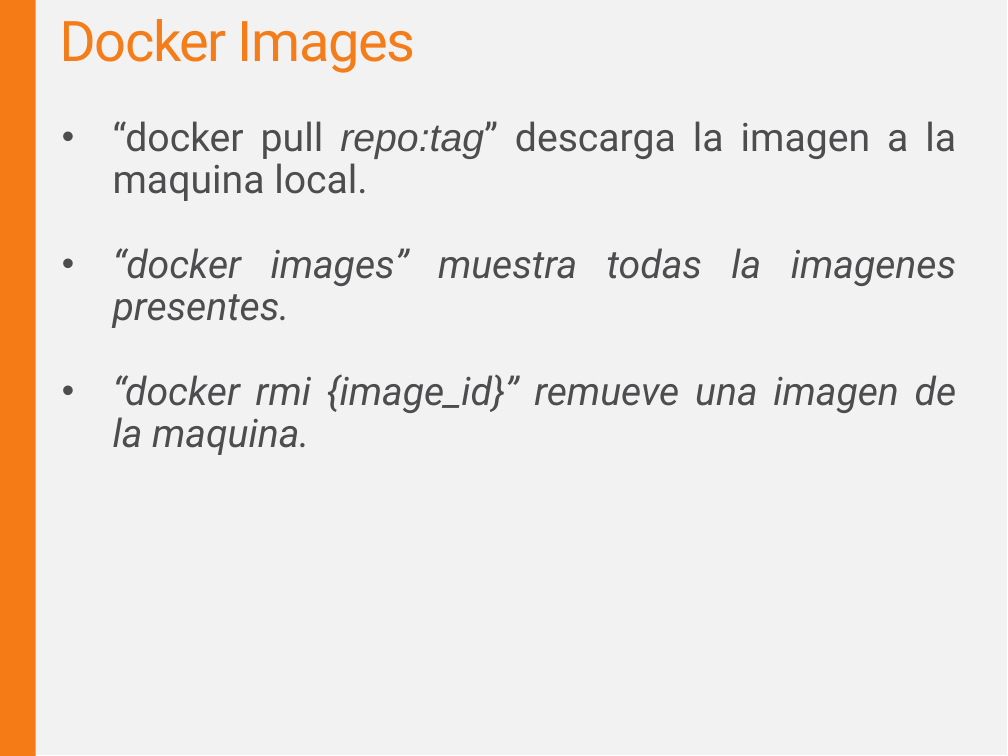
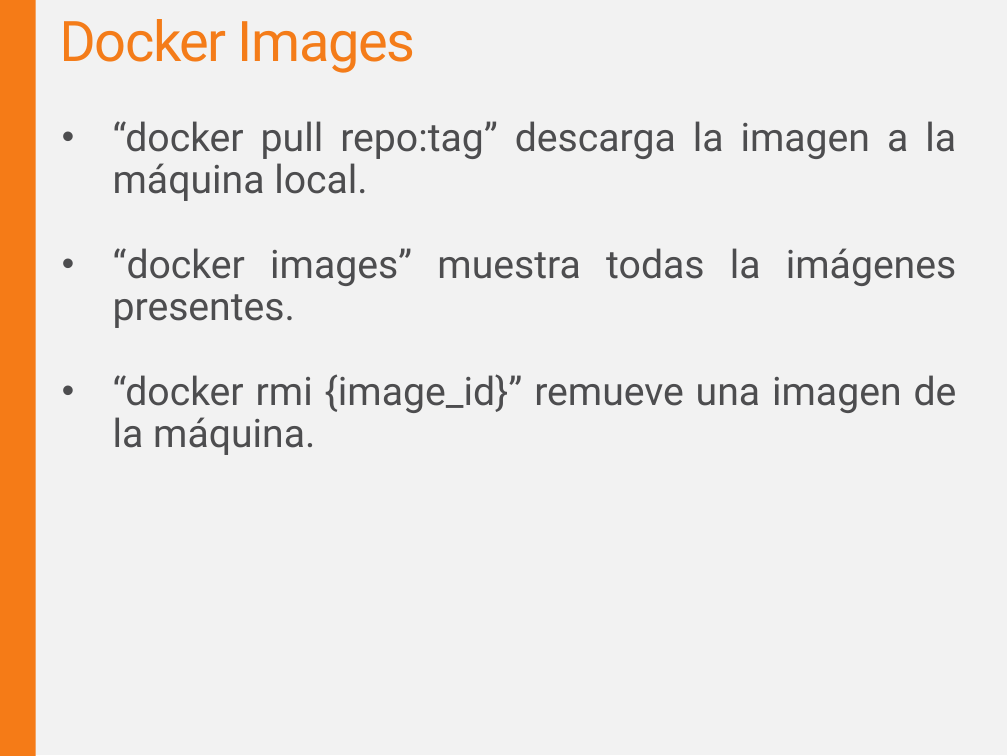
Before and after one commit to acalder88/docker-training, a slide deck: slide 15 of ContainersT.pptx. Drawn at 1008x756 pixels with LibreOffice and Linux fonts; fonts in the diff are those of the drawing; background and template pictures are left out. Boxes give left, top, right and bottom in pixels: in the first picture for what was removed or moved away, otherwise in the second. Text is boxed around its words. In the diff, an @@ line names an element or a change of style, - is before the commit and + after.

```diff
--- a/ContainersT.pptx
+++ b/ContainersT.pptx
@@ text at <box>113,121,957,455</box>: text changed; italic off @@
-• “docker pull repo:tag” descarga la imagen a la maquina local.
-• “docker images” muestra todas la imagenes presentes.
-• “docker rmi {image_id}” remueve una imagen de la maquina.
+• “docker pull repo:tag” descarga la imagen a la máquina local.
+• “docker images” muestra todas la imágenes presentes.
+• “docker rmi {image_id}” remueve una imagen de la máquina.
```
Also in this commit, not shown: 6 other slides changed.
